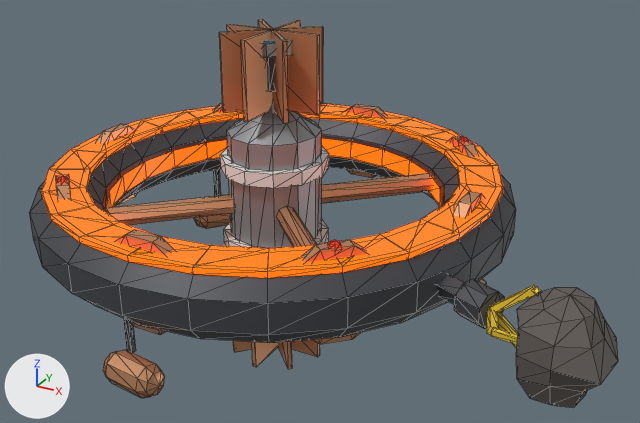
Renders of the glTF model godot/assets/stations/copper_smelter.glb from each side of a commit.
Both versions are drawn from a 50 mm camera at (1.092, -2.056, 1.019) aimed at (-0.03, -0.017, 0.0). Arrows for +X, +Y and +Z are at lower left; the lights stay in place. The older version comes first. Mesh edges are drawn as thin lines. Vertices at exactly the same position are counted once.

The scene before the commit, as lines of its bpy script (objects in view):
```python
me_copper_smelter = bpy.data.meshes.new('copper_smelter')
me_copper_smelter.from_pydata(...)  # 1350 vertices, 2520 faces; spans x -0.88..0.88, y -0.69..0.69, z -0.5..0.5
me_copper_smelter.materials.append(mat_hull)  # grey #9ba0a4
me_copper_smelter.materials.append(mat_accent)  # white #e7e7e5
me_copper_smelter.materials.append(mat_hulldark)  # dark grey #4d5055
me_copper_smelter.materials.append(mat_glow)  # orange #bc4500, glowing orange #ff6100
me_copper_smelter.materials.append(mat_copper)  # orange #ce956c
me_copper_smelter.materials.append(mat_hazard)  # yellow #edc830
me_copper_smelter.materials.append(mat_rock)  # dark grey #615b57
me_copper_smelter.materials.append(mat_light)  # blue #0089cb, glowing cyan #00b3ff
me_copper_smelter.materials.append(mat_lightred)  # red #bc1900, glowing red #ff2700
ob_copper_smelter = bpy.data.objects.new('copper_smelter', me_copper_smelter)
ob_copper_smelter.location = (0.0, 0.0, 0.0)
```
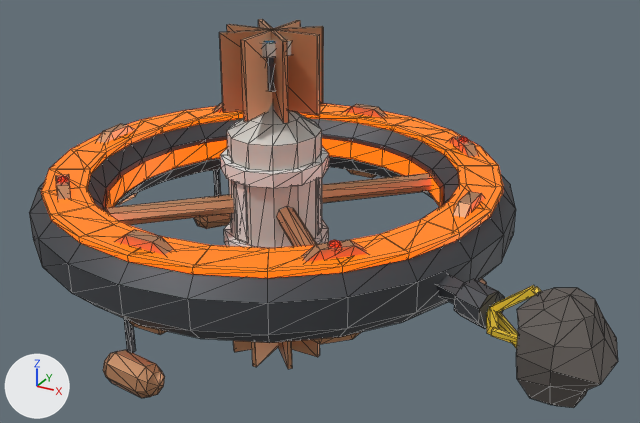
Where the change shows, as pixel boxes (x1, y1, x2, y2) in the pictures (640 x 423 px):
part 1 of me_copper_smelter, added
    after: (317, 178, 322, 234)
part 2 of me_copper_smelter, added
    after: (235, 182, 249, 243)
part 3 of me_copper_smelter, recoloured (lighter)
    both: (227, 41, 322, 248)

What changed in the scene script:
```text
Add mat_shiphull:
    mat_shiphull = principled_material('ShipHull')
    mat_shiphull.base_color = (0.64, 0.63, 0.59)  # light grey #d1d0ca
    mat_shiphull.metallic = 0.15
    mat_shiphull.roughness = 0.58
Change me_copper_smelter:
    used by ob_copper_smelter; location = (0.0, 0.0, 0.0)
    remove me_copper_smelter.from_pydata(...)  # 1350 vertices, 2520 faces; spans x -0.88..0.88, y -0.69..0.69, z -0.5..0.5
    add me_copper_smelter.from_pydata(...)  # 1398 vertices, 2592 faces; spans x -0.88..0.88, y -0.69..0.69, z -0.5..0.5
    me_copper_smelter part 1: the loose piece of 8 vertices spanning x -0.19..-0.18, y -0.14..0.14, z 0.28..0.5 is copied, and the copy is scaled about its middle by (0.386, 0.146, 0.814), then moved by (0.13, 0.03, -0.39), in mat_accent (white #e7e7e5); it spans x -0.07..-0.05, y 0.01..0.06, z -0.09..0.09
    me_copper_smelter part 2: the loose piece of 8 vertices spanning x -0.3..-0.08, y -0.11..0.11, z 0.28..0.5 is copied, and the copy is scaled about its middle by (-0.206, -0.0562, 0.814), then moved by (-0.03, -0.13, -0.39), in mat_accent (white #e7e7e5); it spans x -0.24..-0.2, y -0.14..-0.12, z -0.09..0.09
    me_copper_smelter part 3: 176 faces spanning x -0.32..-0.05, y -0.14..0.14, z -0.32..0.48 switch from mat_hull (grey #9ba0a4) to mat_shiphull (light grey #d1d0ca)
    other edits to the shape of me_copper_smelter do not show in these pictures
```
